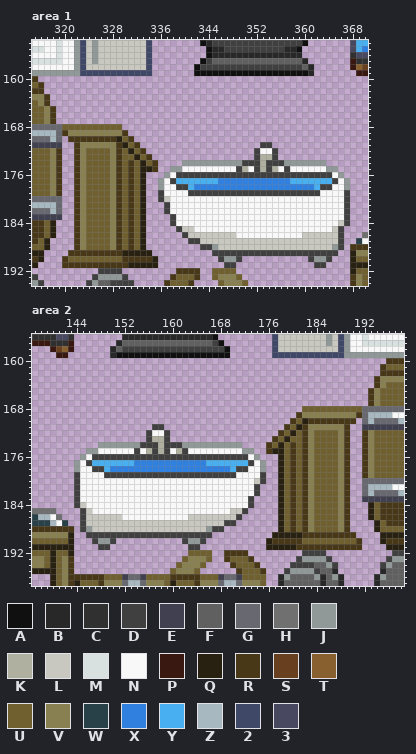
File history of a pixel-art file, res/gfx/statics.ase. The picture above is the old version.
512x512 pixels, 1 frame. Colours within 5 levels of each other are drawn and written as one. Shown: area 1: x 315..370, y 154..194; area 2: x 137..198, y 156..197. The commit also changed other parts of the picture, which this record leaves out.
Visible layers, top first: "Layer", "ref".
Palette (. is transparent): A #101010  B #282828  C #303030  D #404040  E #404050  F #606060  G #686870  H #707070  J #909898  K #b0b0a0  L #c8c8c0  M #d8e0e0  N #f8f8f8  P #381810  Q #282010  R #483818  S #684020  T #886030  U #706030  V #888050  W #284048  X #3080e0  Y #48b0f0  Z #a8b8c0  2 #404868  3 #484860
Pixels before, area 1, first column x 315:
154 NNNNMNNJ2LJLLLLLLLL2........ABDDDDDDDDDDDDDDDA.......3YY
155 MMNNMNNJ2LJLLLLLLLL2.........ABBDDDDDDDDDDBBA........3YX
156 NNNNMNNJ2LJLLLLLLLL2.........ABBBBBBBBBBBBBBB........C33
157 MMMMMNNJ2LJLLLLLLLL2........ADFFFFFFFFFFFFFFFB.......PCC
158 NNNNNNNJ2LLLLLLLLLL2.......ADDDDDDDDDDDDDDDDDFB......PTS
159 JJJJJJJJ222222222222.......AAAAAAAAAAAAAAAAAAAB.......PP
160 R.......................................................
161 UR......................................................
162 RR......................................................
163 VVR.....................................................
164 UVR.....................................................
165 UUVR....................................................
166 UUVR....................................................
167 UUVR....................................................
168 GGGGGUUUUUUUUUU.........................................
169 ZZZZGRVVVVVVVVVR........................................
170 GGGZG.RRRRRRRRQUR.......................................
171 EEEEE..RVVVVVVRQUR....................DD................
172 UUUVR..RVUUUUVRUQUR..................DNND...............
173 UUUVR..RVUUUUVRUUQUR.................DKKD...............
174 UUUVR..RVUUUUVRURUQUR....JJJJJJJJJJDDDKDDDJJJJJJJ.......
175 UUUVR..RVUUUUVRURUQQR..JJNNNNNNNNNDKNDKDKNDNNNNNNJJ.....
176 UUUVR..RVUUUUVRURUQ...JNDDDDDDDDDDDDDDDDDDDDDDDDDDNJ....
177 UUUVR..RVUUUUVRURUQ..JNDYYYYYYYXXXXXXXXXXXXYYYYYYYDNJ...
178 UUUVR..RVUUUUVRURUQ..JNNDDYXXXXXXXXXXXXXXXXXXXXYDDNNJ...
179 UUUVR..RVUUUUVRURUQ..DNNNNDDDDDDDDDDDDDDDDDDDDDDNNNND...
180 GGGGG..RVUUUUVRURUQ..DLNNNNNNNNNNNNNNNNNNNNNNNNNNNNND...
181 ZZZZG..RVUUUUVRURUQ...DNNNNNNNNNNNNNNNNNNNNNNNNNNNNND...
182 GGGZG..RVUUUUVRURUQ...DNNNNNNNNNNNNNNNNNNNNNNNNNNNNND...
183 EEEEE..RVUUUUVRURUQ....DNNNNNNNNNNNNNNNNNNNNNNNNNNNND...
184 RRUQ...RVUUUUVRURUQ....DNNNNNNNNNNNNNNNNNNNNNNNNNNNLD...
185 RRUQ...RVUUUUVRURUQ.....DLLNNNNNNNNNNNNNNNNNNNNNNNLD....
186 RRUQ...RVUUUUVRURUQ......DLLLLLLLLNNNNNNNNNNNLLLLLLD...H
187 RUQ....RVUUUUVRURUQ.......DDLLLLLLLLLLLLLLLLLLLLLLLD..WN
188 UUQ....RVUUUUVRURUQ.........DDJLLLLLLLLLLLLLLLLLLLJD.RRR
189 QQ....RRRRRRRRRQQQQQ..........DDDDDDDDDDDDDDDDDDDDD..QVV
190 RQ...RUUUUUUUUURRRRRQ..........DJJD...........DJJD...QUU
191 Q....RRRRRRRRRRRQQQQQ...........DD.............DD....QQQ
192 ...........DDDD.........RRRR..UUUU...................QUU
193 D.........DJJJJD.......RUUUR..UVVVU..................RVU
194 JD.......DJFFDDDD.....RUUUR....UVVVU.................RVU
Pixels before, area 2 (only the part around the change), first column x 137:
156 CCCC33C........BBBBBBBBBBBBBBBA.........2LLLLLLLLJL2JNNMNNNNNN
157 PPPCCCP.......BFFFFFFFFFFFFFFFDA........2LLLLLLLLJL2JNNMMMMMMM
158 ...PSTP......BFDDDDDDDDDDDDDDDDDA.......2LLLLLLLLLL2JNNNNNNNNN
159 ....PP.......BAAAAAAAAAAAAAAAAAAA.......222222222222JJJJJJJJJJ
160 ...........................................................RRR
161 ..........................................................RUUU
162 ..........................................................RRRR
163 .........................................................RVVVV
164 .........................................................RVUUU
165 ........................................................RVUUUU
166 ........................................................RVUUUU
167 ........................................................RVUUUU
168 .............................................UUUUUUUUUUGGGGGGG
169 ............................................RVVVVVVVVVRGZZZZNN
170 ...........................................RUQRRRRRRRR.GZGGGGZ
171 ....................DD....................RUQRVVVVVVR..EEEEEEE
172 ...................DNND..................RUQURVUUUUVR..RVUUUUU
173 ...................DKKD.................RUQUURVUUUUVR..RVUUUUU
174 ...........JJJJJJJDDDKDDDJJJJJJJJJJ....RUQURURVUUUUVR..RVUUUUU
175 .........JJNNNNNNDNKDKDNKDNNNNNNNNNJJ..RQQURURVUUUUVR..RVUUUUU
176 ........JNDDDDDDDDDDDDDDDDDDDDDDDDDDNJ...QURURVUUUUVR..RVUUUUU
177 .......JNDYYYYYYYXXXXXXXXXXXXYYYYYYYDNJ..QURURVUUUUVR..RVUUUUU
178 .......JNNDDYXXXXXXXXXXXXXXXXXXXXYDDNNJ..QURURVUUUUVR..RVUUUUU
179 .......DNNNNDDDDDDDDDDDDDDDDDDDDDDNNNND..QURURVUUUUVR..RVUUUUU
180 .......DNNNNNNNNNNNNNNNNNNNNNNNNNNNNNLD..QURURVUUUUVR..GGGGGGG
181 .......DNNNNNNNNNNNNNNNNNNNNNNNNNNNNND...QURURVUUUUVR..GZZZZNN
182 .......DNNNNNNNNNNNNNNNNNNNNNNNNNNNNND...QURURVUUUUVR..GZGGGGZ
183 .......DNNNNNNNNNNNNNNNNNNNNNNNNNNNND....QURURVUUUUVR..EEEEEEE
184 .......DLNNNNNNNNNNNNNNNNNNNNNNNNNNND....QURURVUUUUVR...QURRRR
185 HHHH....DLNNNNNNNNNNNNNNNNNNNNNNNLLD.....QURURVUUUUVR...QURRRR
186 WZZNH...DLLLLLLNNNNNNNNNNNLLLLLLLLD......QURURVUUUUVR...QURRRR
187 WWWZNW..DLLLLLLLLLLLLLLLLLLLLLLLDD.......QURURVUUUUVR....QURRR
188 RRRRRRR.DJLLLLLLLLLLLLLLLLLLLJDD.........QURURVUUUUVR....QUUUU
189 VVVVVVQ..DDDDDDDDDDDDDDDDDDDDD..........QQQQQRRRRRRRRR....QQQQ
190 UUUUUUQ...DJJD...........DJJD..........QRRRRRUUUUUUUUUR...QRRR
191 QQQQQQQ....DD.............DD...........QQQQQRRRRRRRRRRR....QQQ
192 UUUQUUQ...................UUUU..RRRR.........DDDD...........DD
193 VVUQUVR..................UVVVU..RUUUR.......DJJJJD.........DJJ
194 VVUQUVR.................UVVVU....RUUUR.....DDDDFFJD.......DJFF
195 QQQQUVR................UVVVU......RUUUR...DJJJJDFFB.......BFFF
196 ...QUVRRRRRRUUUEGGEUUUURRRRRUUUEGGEUUUU..BJFFFFJBFJB.....BJFFF
197 ...QUVRQUUURVVVGZZGVVVUQUUURVVVGZZGVVVU..BFFFFFFBFFB.....BFFFF
And afterwards:
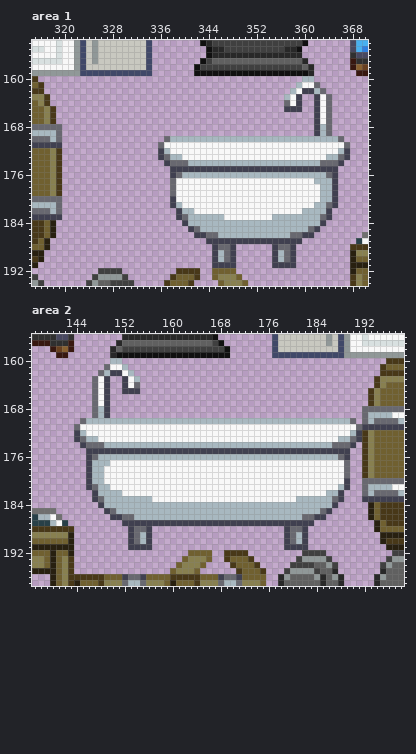
Edits made:
Changed rows in their new state; - is an unchanged pixel.
Area 1, layer "Layer":
first column x 320:
160 ----------------------------------------ZZ------
161 ---------------------------------------ZNNG-----
162 --------------------------------------ZNEEZG----
163 -------------------------------------ZNE--ENG---
164 -------------------------------------GNE--ENG---
165 -------------------------------------EEE--ENG---
166 ------------------------------------------ENG---
167 ------------------------------------------ENG---
168 ..........--------------------------------EZG---
169 ...........-------------------------------EZG---
170 -...........-----GZZZZZZZZZZZZZZZZZZZZZZZZZZZZG-
171 --...........---GNNNNNNNNNNNNNNNNNNNNNNNNNNNNNNG
172 --............--EZNNNNNNNNNNNNNNN--NNNNNNNNNNNZE
173 --.............-EGZZNNNNNNNNNNNNNNNNNNNNNNNNZZGE
174 --..............-EGGGZZZZZZZZZZZZZZZZZZZZZZGGGE-
175 --..............--EEEEEEEEEEEEEEEEEEEEEEEEEEEE--
176 --............---.EGZZZZZZZZZZZZZZZZZZZZZZZZGE.-
177 --............--..GNNNNNNNNNNNNNNNNNNNNNNNZZZE..
178 --............--..GNNNNNNNNNNNNNNNNNNNNNNNNZZE..
179 --............--..G--NNNNNNNNNNNNNNNNNNNNNNZZE..
180 --............--..E------------------------ZZE..
181 --............---.EZ----------------------ZZGE..
182 --............---..EZZ------------------ZZZZE...
183 --............----.EGZZZZZZ--------ZZZZZZZZGE...
184 --............----..EZZZZZZZZZZZZZZZZZZZZZZE....
185 --............-----..EGZZZZZZZZZZZZZZZZZZGE....-
186 --............------..EEGGZZZZZZZZZZZZGGEE.....-
187 --............-------...EEEEEEEEEEEEEEEE.......-
188 --............---------..EGGE......EGGE........-
189 -..............----------EZGE......EZGE.......--
190 ................---------EZGE.-----EZGE--....---
191 ................---------EEEE------EEEE---..----
Area 2, layer "Layer":
first column x 144:
160 ------ZZ----------------------------------------
161 -----GNNZ---------------------------------------
162 ----GZEENZ--------------------------------------
163 ---GNE--ENZ-------------------------------------
164 ---GNE--ENG-------------------------------------
165 ---GNE--EEE-------------------------------------
166 ---GNE------------------------------------------
167 ---GNE------------------------------------------
168 ---GZE--------------------------------..........
169 ---GZE-------------------------------...........
170 -GZZZZZZZZZZZZZZZZZZZZZZZZZZZZZZZZZZZZZZZZZZZZG-
171 GNNNNNNNNNNNNNNNNNNNNNNNNNNNNNNNNNNNNNNNNNNNNNNG
172 EZNNNNNNNNNNN--NNNNNNNNNNNNNNNNNNNNNNNNNNNNNNNZE
173 EGZZNNNNNNNNNNNNNNNNNNNNNNNNNNNNNNNNNNNNNNNNZZGE
174 -EGGGZZZZZZZZZZZZZZZZZZZZZZZZZZZZZZZZZZZZZZGGGE-
175 --EEEEEEEEEEEEEEEEEEEEEEEEEEEEEEEEEEEEEEEEEEEE--
176 -.EGZZZZZZZZZZZZZZZZZZZZZZZZZZZZZZZZZZZZZZZZGE--
177 ..EZZZNNNNNNNNNNNNNNNNNNNNNNNN-NNNNNNNNNNNNNNG--
178 ..EZZNNNNNNNNNNNNNNNNNNNNNNNN--NNNNNNNNNNNNNNG--
179 ..EZZNNNNNNNNNNNNNNNNNNNNNN----NNNNNNNNNNNNNNG--
180 ..EZZ-------------------------NNNNNNNNNNNNNNNE--
181 ..EGZZ------------------------NNNNNNNNNNNNNNZE--
182 ...EZZZZ----------------------NNNNNNNNNNNNZZE.--
183 ...EGZZZZZZZZ----------------NNNNNNNNZZZZZZGE.--
184 ....EZZZZZZZZZZZZZZZZZZZZZZZZZZZZZZZZZZZZZZE..--
185 -....EGZZZZZZZZZZZZZZZZZZZZZZZZZZZZZZZZZZGE...--
186 -.....EEGGZZZZZZZZZZZZZZZZZZZZZZZZZZZZGGEE....--
187 -.......EEEEEEEEEEEEEEEEEEEEEEEEEEEEEEEE......--
188 -........EGGE............---------.EGGE.......--
189 --.......EGZE..........----------..EGZE........-
190 ---....--EGZE-----....----------...EGZE.........
191 ----..---EEEE------..-----------...EEEE.........
Where, in picture pixels (left, top, right, bottom), the same in both pictures:
changed: (62, 76, 350, 268)
changed: (74, 358, 362, 550)
